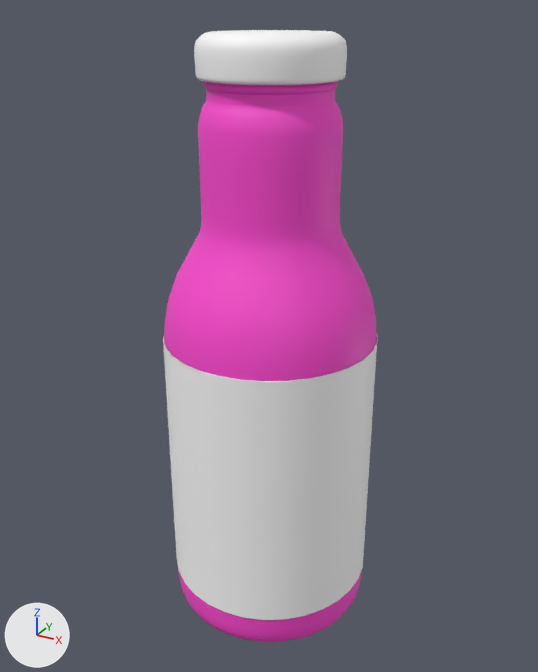
What one commit did to the FBX model hatsu_amarillo.fbx.
Rendered twice from a camera (50 mm lens) standing at (0.102, -0.1865, 0.1871) and looking at (-0.0012, 0.0012, 0.0933). Lighting does not change. The marker at lower left points along +X, +Y and +Z. Where no turn or scale is listed for an object, it has been applied to the vertices.

In view in the first picture: 'Bottle'.
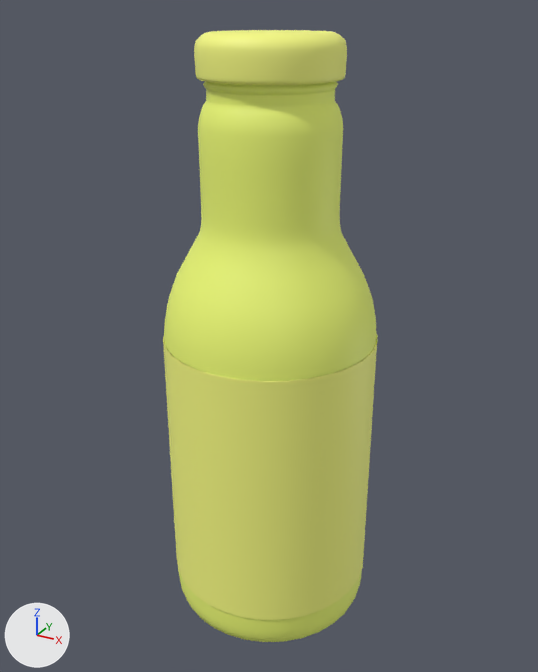
What differs and where, as boxes [x1, y1, x2, y2] in the pictures (538 x 672 px):
'Bottle', recoloured
    both: [163, 30, 378, 642]

Edits to the bpy script that builds the scene:
```text
Change mat_m_bottle:
    mat_m_bottle.base_color: (1.0, 0.0647, 0.639) -> (0.881, 1.0, 0.185)  # pink #ff48d1 -> yellow #f1ff77
Change mat_m_juice:
    mat_m_juice.base_color: (1.0, 1.0, 1.0) -> (0.962, 1.0, 0.23)  # white #ffffff -> yellow #fbff84
```
